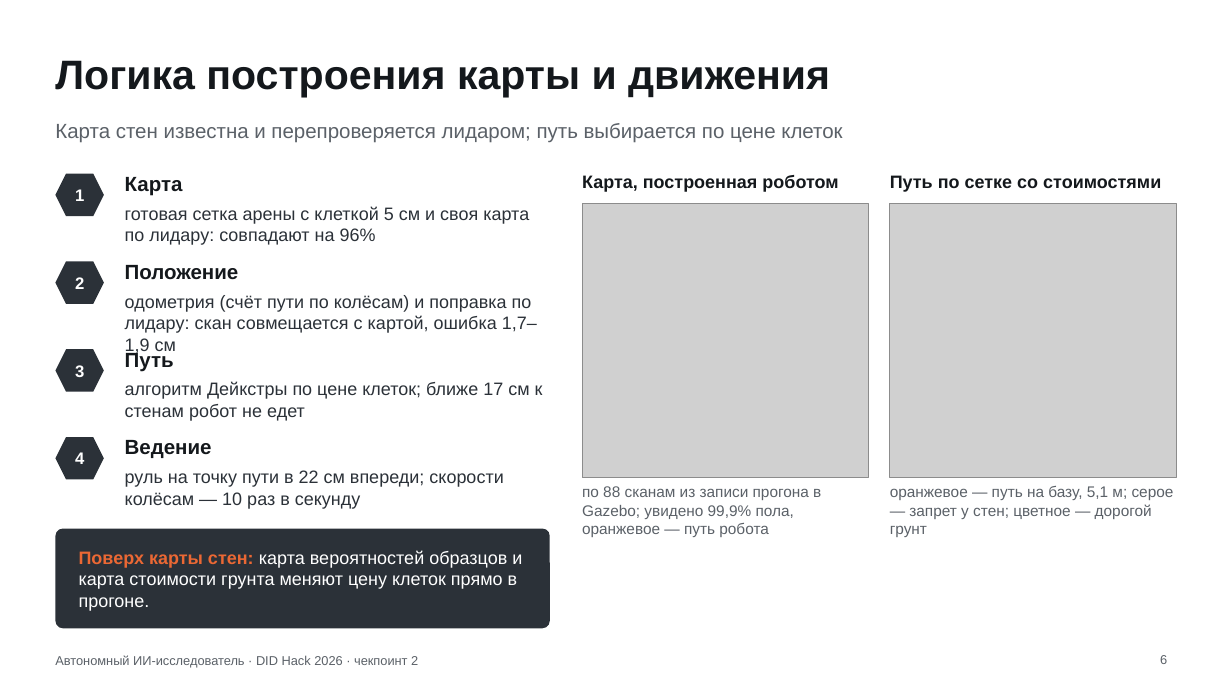
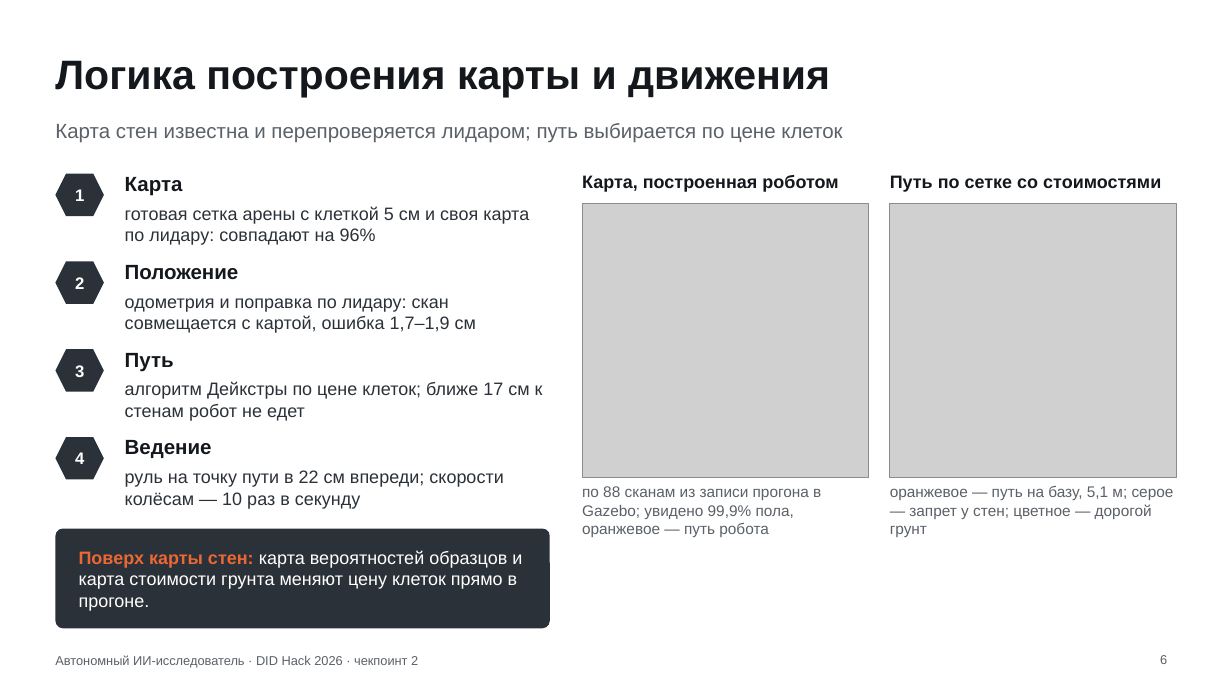
Before and after one commit to Mput13/did-hack, a slide deck: slide 6 of presentation/checkpoint2.pptx. Drawn at 1232x693 pixels with LibreOffice and Linux fonts; fonts in the diff are those of the drawing; grey boxes stand for pictures. Boxes give left, top, right and bottom in pixels: in the first picture for what was removed or moved away, otherwise in the second. Text is boxed around its words. In the diff, an @@ line names an element or a change of style, - is before the commit and + after.

```diff
--- a/presentation/checkpoint2.pptx
+++ b/presentation/checkpoint2.pptx
@@ text at (x1=125, y1=298, x2=476, y2=333): text changed @@
-одометрия (счёт пути по колёсам) и поправка по лидару: скан совмещается с картой, ошибка 1,7–1,9 см
+одометрия и поправка по лидару: скан совмещается с картой, ошибка 1,7–1,9 см
```
Also in this commit, not shown: 5 other slides changed, 43 other files.
